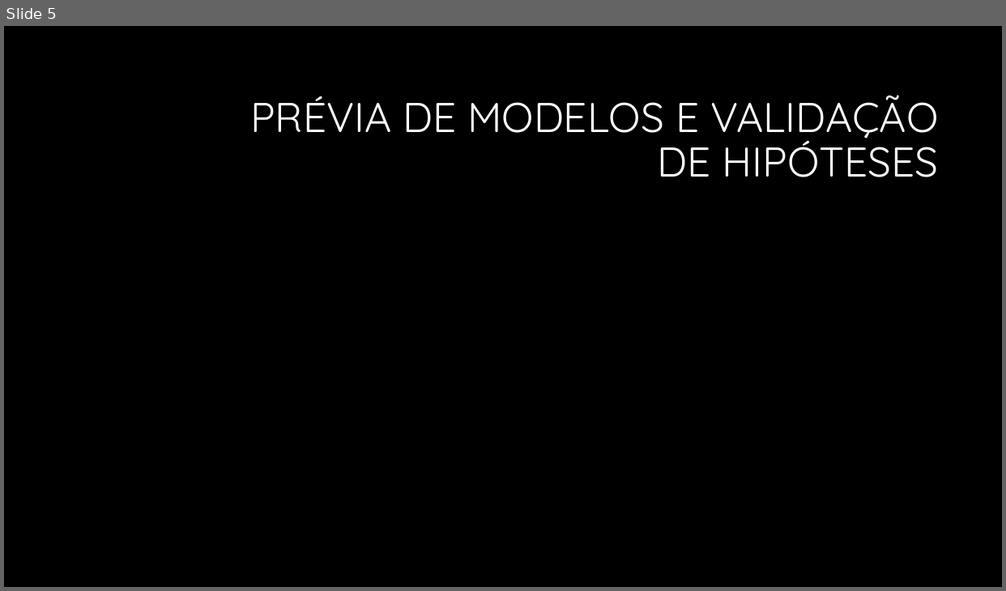
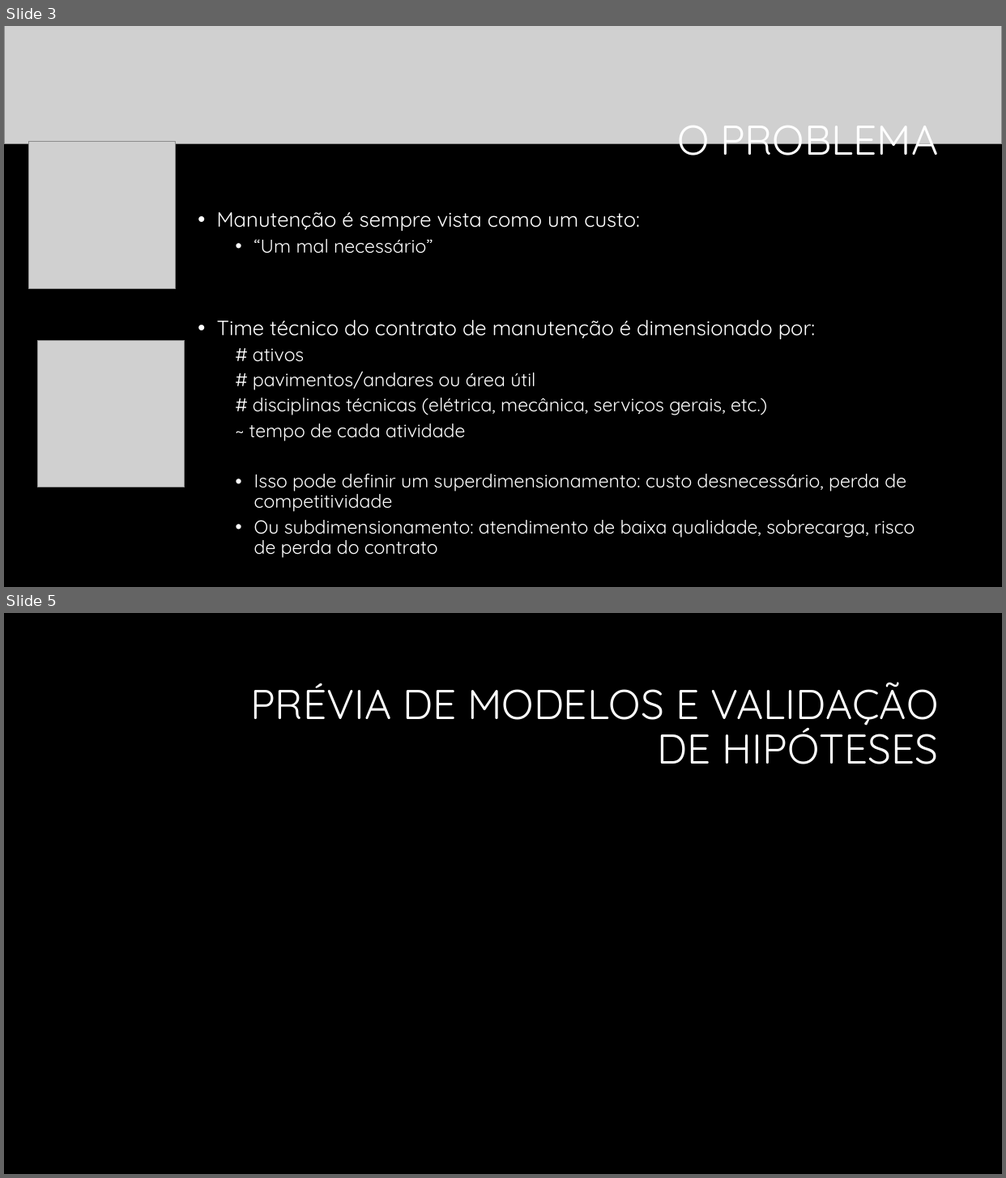
Before and after one commit to fiapIA/bootcamp, a slide deck: pitch/Bootcamp_Pitch_Vivante_FJMT_R-0.pptx. Shown one above the other, each under a label of ours: slide 5 before the commit, slides 3 and 5 after it; the slides between them are not shown. The pictures are 1006x591 and 1006x1178 pixels, drawn with LibreOffice and Linux fonts; fonts in the diff are those of the drawing; grey boxes stand for pictures; background and template pictures are left out. Boxes give left, top, right and bottom in pixels: in the first picture for what was removed or moved away, otherwise in the second. Text is boxed around its words. In the diff, an @@ line names an element or a change of style, - is before the commit and + after.

```diff
--- a/pitch/Bootcamp_Pitch_Vivante_FJMT_R-0.pptx
+++ b/pitch/Bootcamp_Pitch_Vivante_FJMT_R-0.pptx
@@ slide 3 added at [4,26,1002,587], background picture (left out) @@
@@ picture added at [4,26,1002,144] @@
@@ picture added at [28,141,177,288] @@
@@ title added at [677,126,938,165], 40 pt, text #FFFFFF @@
+O PROBLEMA
@@ text added at [217,212,914,558], 18 pt, text #FFFFFF @@
+  • Manutenção é sempre vista como um custo:
+    • “Um mal necessário”
+  • Time técnico do contrato de manutenção é dimensionado por:
+    # ativos
+    # pavimentos/andares ou área útil
+    # disciplinas técnicas (elétrica, mecânica, serviços gerais, etc.)
+    ~ tempo de cada atividade
+    • Isso pode definir um superdimensionamento: custo desnecessário, perda de competitividade
+    • Ou subdimensionamento: atendimento de baixa qualidade, sobrecarga, risco de perda do contrato
@@ picture added at [38,340,185,488] @@
```
Also in this commit, not shown: 2 slides changed, 4 other slides added, 4 slides removed, 1 other file.
